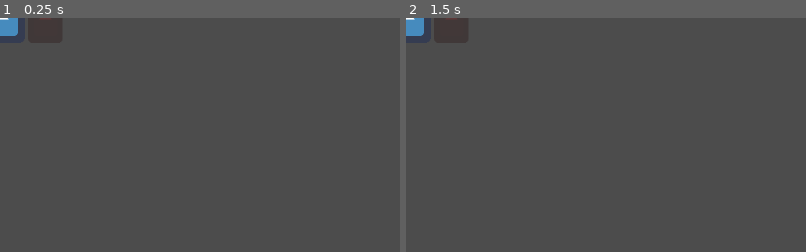
Above: before the commit, frames 1-2 (left to right).
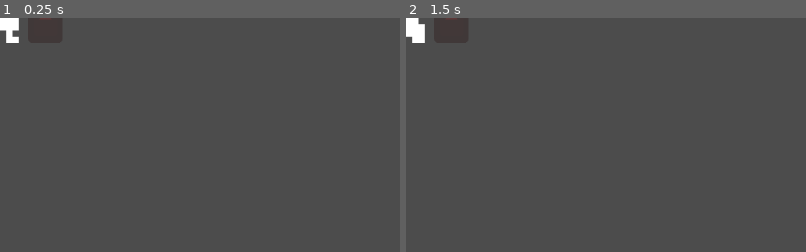
Above: after the commit, the same moments.

Repository: 2qar/ballgame
Game: Godot game, scene res://player.tscn
Same seed, same stepped clock (60 frames per second), same inputs: the game is played once before the commit and once after it. This scene is started directly instead of the project's main scene. The engine's default icon, where the game draws it, is replaced by a stand-in: a white triangle on a blue panel in a dark square.
Inputs:
- Up to frame 1 (0.25 s): no input
- Up to frame 2 (1.5 s): tap Enter at 0.5 s; hold D (right) 0.53-1.28 s; tap Space (hit) at 0.6, 1.25, 1.35 s; hold S (down) from 1.28 s (still down)
The pictures show only the part of the screen within x 0-50%, y 0-50%; the shares and areas given below are measured in that part.

The runs differ from the first frame. In frame 1, 0.4% of the frame differs, in the area x 0-5%, y 0-11%; in frame 2, 0.5%.

Commit message:
add player idle + walk animations, basic integration
they still need to sync over the network tho

Diff:
--- a/player.gd
+++ b/player.gd
@@ -58,6 +58,13 @@
 		rset("remote_pos", position)
 		$hammer.rotation = hammer_rot.angle()
 		rset("remote_hammer_rot", $hammer.rotation)
+
+		# TODO: sync this over the network
+		# TODO: flip sprite when moving left or right
+		if movement.length() > 0:
+			$sprite.animation = "walk"
+		else:
+			$sprite.animation = "idle"
 	else:
 		position = remote_pos
 		$hammer.rotation = remote_hammer_rot
--- a/player.tscn
+++ b/player.tscn
@@ -1,12 +1,71 @@
-[gd_scene load_steps=5 format=2]
+[gd_scene load_steps=19 format=2]
 
 [ext_resource path="res://icon.png" type="Texture" id=1]
 [ext_resource path="res://player.gd" type="Script" id=2]
+[ext_resource path="res://player-idle.png" type="Texture" id=3]
+[ext_resource path="res://player-walk.png" type="Texture" id=4]
 
 [sub_resource type="RectangleShape2D" id=1]
 extents = Vector2( 32, 32 )
 
-[sub_resource type="RectangleShape2D" id=2]
+[sub_resource type="AtlasTexture" id=2]
+atlas = ExtResource( 3 )
+region = Rect2( 0, 0, 8, 8 )
+
+[sub_resource type="AtlasTexture" id=3]
+atlas = ExtResource( 3 )
+region = Rect2( 8, 0, 8, 8 )
+
+[sub_resource type="AtlasTexture" id=4]
+atlas = ExtResource( 3 )
+region = Rect2( 16, 0, 8, 8 )
+
+[sub_resource type="AtlasTexture" id=5]
+atlas = ExtResource( 3 )
+region = Rect2( 24, 0, 8, 8 )
+
+[sub_resource type="AtlasTexture" id=6]
+atlas = ExtResource( 3 )
+region = Rect2( 32, 0, 8, 8 )
+
+[sub_resource type="AtlasTexture" id=7]
+atlas = ExtResource( 4 )
+region = Rect2( 0, 0, 8, 8 )
+
+[sub_resource type="AtlasTexture" id=8]
+atlas = ExtResource( 4 )
+region = Rect2( 8, 0, 8, 8 )
+
+[sub_resource type="AtlasTexture" id=9]
+atlas = ExtResource( 4 )
+region = Rect2( 16, 0, 8, 8 )
+
+[sub_resource type="AtlasTexture" id=10]
+atlas = ExtResource( 4 )
+region = Rect2( 24, 0, 8, 8 )
+
+[sub_resource type="AtlasTexture" id=11]
+atlas = ExtResource( 4 )
+region = Rect2( 32, 0, 8, 8 )
+
+[sub_resource type="AtlasTexture" id=12]
+atlas = ExtResource( 4 )
+region = Rect2( 40, 0, 8, 8 )
+
+[sub_resource type="SpriteFrames" id=13]
+animations = [ {
+"frames": [ SubResource( 2 ), SubResource( 3 ), SubResource( 4 ), SubResource( 5 ), SubResource( 6 ) ],
+"loop": true,
+"name": "idle",
+"speed": 10.0
+}, {
+"frames": [ SubResource( 7 ), SubResource( 8 ), SubResource( 9 ), SubResource( 10 ), SubResource( 11 ), SubResource( 12 ) ],
+"loop": true,
+"name": "walk",
+"speed": 12.0
+} ]
+
+[sub_resource type="RectangleShape2D" id=14]
 extents = Vector2( 24, 32 )
 
 [node name="player" type="KinematicBody2D"]
@@ -19,8 +78,12 @@
 [node name="collider" type="CollisionShape2D" parent="."]
 shape = SubResource( 1 )
 
-[node name="sprite" type="Sprite" parent="."]
-texture = ExtResource( 1 )
+[node name="sprite" type="AnimatedSprite" parent="."]
+scale = Vector2( 8, 8 )
+frames = SubResource( 13 )
+animation = "idle"
+frame = 3
+playing = true
 
 [node name="nametag" type="Label" parent="."]
 margin_left = -20.3563
Binary file added: player-idle.png
Not shown, added: player-idle.png.import
Binary file added: player-walk.png
Not shown, added: player-walk.png.import
Not shown: 1 places in player.tscn that only renumber resources
